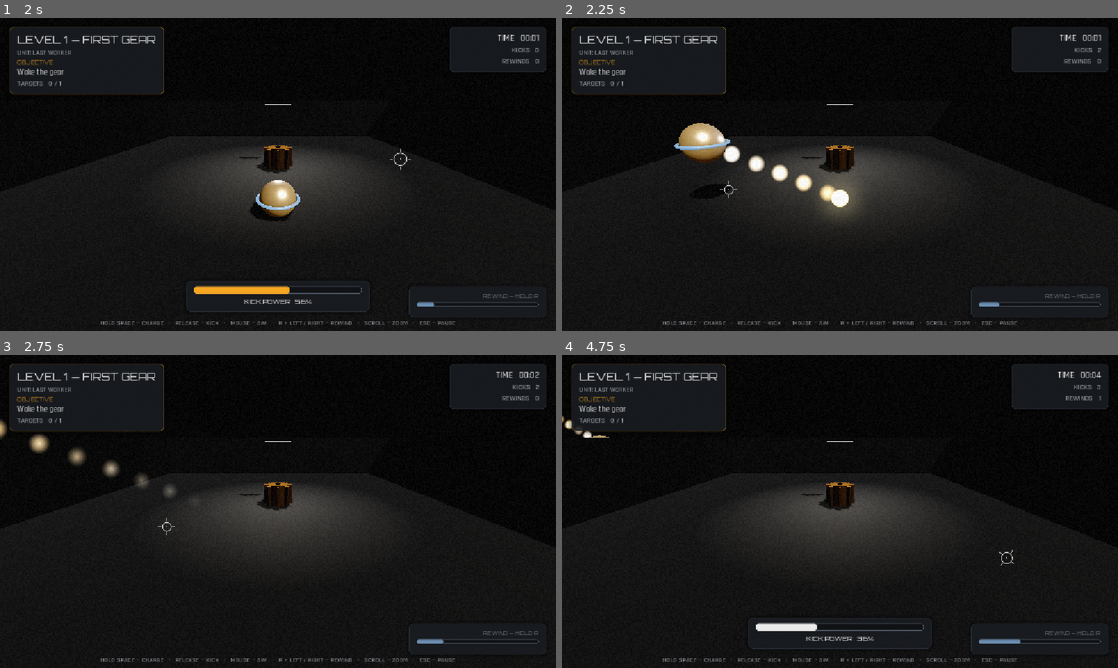
Above: before the commit, frames 1-4 (two rows, left to right).
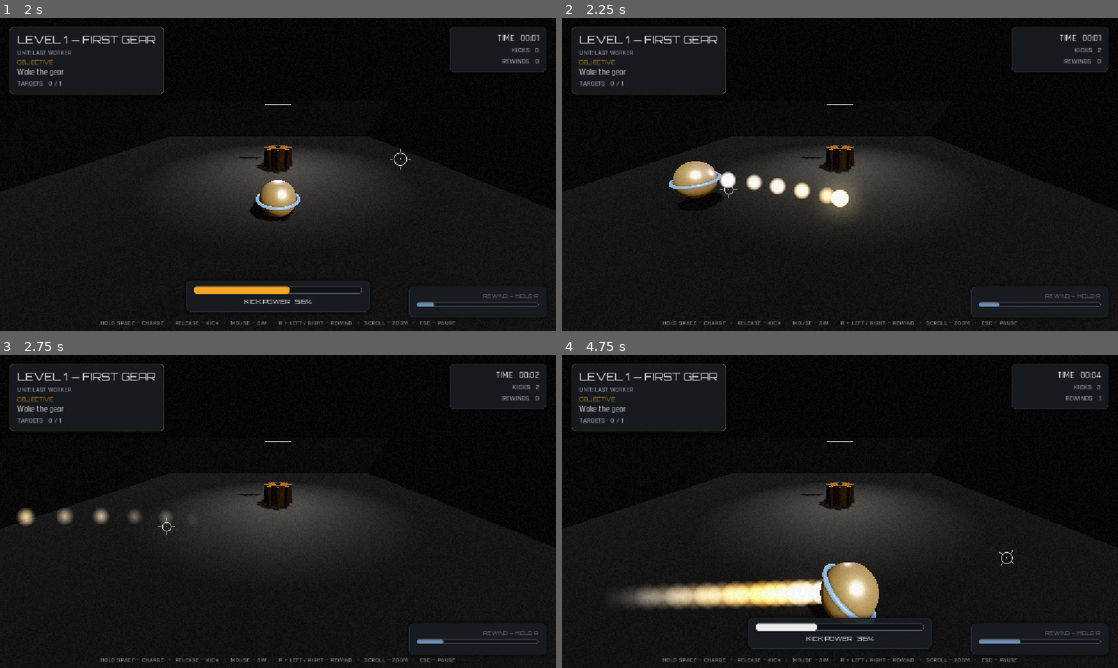
Above: after the commit, the same moments.

Repository: fairuz-anadi/Final-Kick
Game: Godot game, scene res://scenes/ui/title_screen.tscn
Same seed, same stepped clock (60 frames per second), same inputs: the game is played once before the commit and once after it.
Inputs (mouse positions are in pixels of both pictures, inside the frame that each line leads up to):
- Up to frame 1 (2 s): click "START — press SPACE" at 0.5 s; move the mouse to (400, 158) at 1.27 s; hold Right from 1.28 s (still down); hold Space (kick) from 1.28 s (still down); click (400, 158) at 1.42 s
- Up to frame 2 (2.25 s): move the mouse to (728, 190) at 2.02 s; release Right at 2.03 s; release Space (kick) at 2.03 s; hold Left from 2.03 s (still down); tap Space (kick) at 2.1 s
- Up to frame 3 (2.75 s): keep holding Left
- Up to frame 4 (4.75 s): move the mouse to (895, 442) at 2.77 s; release Left at 2.78 s; hold R 2.78-3.53 s; hold Right 2.78-4.28 s; tap Space (kick) at 3.05, 3.6 s; move the mouse to (812, 574) at 3.52 s; click (812, 574) at 3.67 s; move the mouse to (1006, 558) at 4.27 s; hold Left from 4.28 s (still down); hold Space (kick) from 4.28 s (still down)

Frame 1 is identical in both runs. In frame 2, 2.8% of the frame differs, in the area x 19-50%, y 33-60%; in frame 3, 1.2%; in frame 4, 4.5%, in the area x 0-57%, y 19-84%.

Commit message:
Fix kick launch angle add ball out-of-bounds recovery

Diff:
--- a/scripts/ball.gd
+++ b/scripts/ball.gd
@@ -4,7 +4,7 @@
 @export var min_impulse: float = 4.0
 @export var max_impulse: float = 13.5
 @export var max_charge_time: float = 1.2
-@export var kick_height_ratio: float = 0.4
+@export var kick_height_ratio: float = 0.15  # fixed ratio, but scales with impulse — kept low so max-charge kicks (~30 m/s) apex under ~1m, not over the 3m level walls
 
 # --- Rewind/scrub tuning ---
 @export var max_history_frames: int = 600  # ~10s of history at 60 physics fps
@@ -36,7 +36,17 @@
 
 var _impact_cooldown_remaining: float = 0.0
 
+# --- Out-of-bounds recovery ---
+# Rooms are open-fronted (no wall where the ball starts) and finite-sized
+# floors — a hard kick or a bad bounce can send the ball rolling off the
+# edge, off a bumper, wherever, with no way back. Rather than relying on the
+# player to notice and manually pause+restart, catch the fall and reset.
+@export var out_of_bounds_y: float = -5.0
+
+var _start_transform: Transform3D
+
 func _ready() -> void:
+	_start_transform = transform
 	contact_monitor = true
 	max_contacts_reported = 4
 	# High kick speeds (up to ~30 m/s) can tunnel a small fast body through thin
@@ -65,8 +75,23 @@
 	if is_scrubbing:
 		_exit_scrub()
 
+	if global_position.y < out_of_bounds_y:
+		_reset_to_start()
+		return
+
 	_process_kick(delta)
 	_record_frame()
+
+func _reset_to_start() -> void:
+	transform = _start_transform
+	linear_velocity = Vector3.ZERO
+	angular_velocity = Vector3.ZERO
+	charging = false
+	charge_time = 0.0
+	charge_ratio = 0.0
+	# The old trajectory led off the edge of the world — nothing in it is
+	# somewhere worth scrubbing back to, so start the timeline over too.
+	history.clear()
 
 # --- Recording (always running, even outside scrub mode) ---
 
--- a/scripts/ui/hud.gd
+++ b/scripts/ui/hud.gd
@@ -175,4 +175,7 @@
 func _fade_tutorial_hint() -> void:
 	await get_tree().create_timer(10.0).timeout
 	var tween := create_tween()
-	tween.tween_property(_tutorial_hint, "modulate:a", 0.0, 1.2)
+	# Dim, don't fully hide: this is the only on-screen mention that ESC
+	# pauses/restarts/quits. Fading it to nothing meant that reminder
+	# vanished completely a few seconds into every level.
+	tween.tween_property(_tutorial_hint, "modulate:a", 0.3, 1.2)
